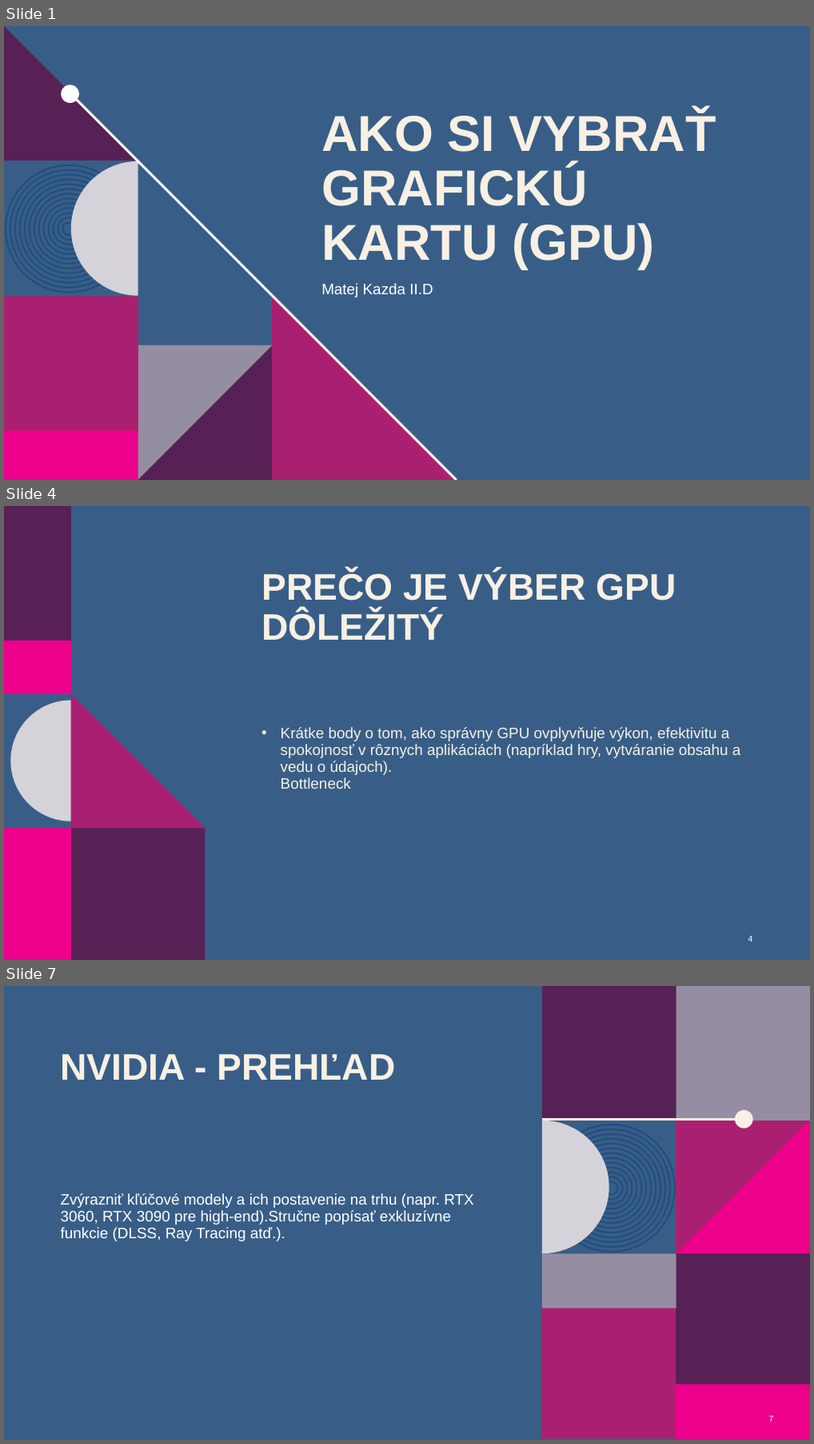
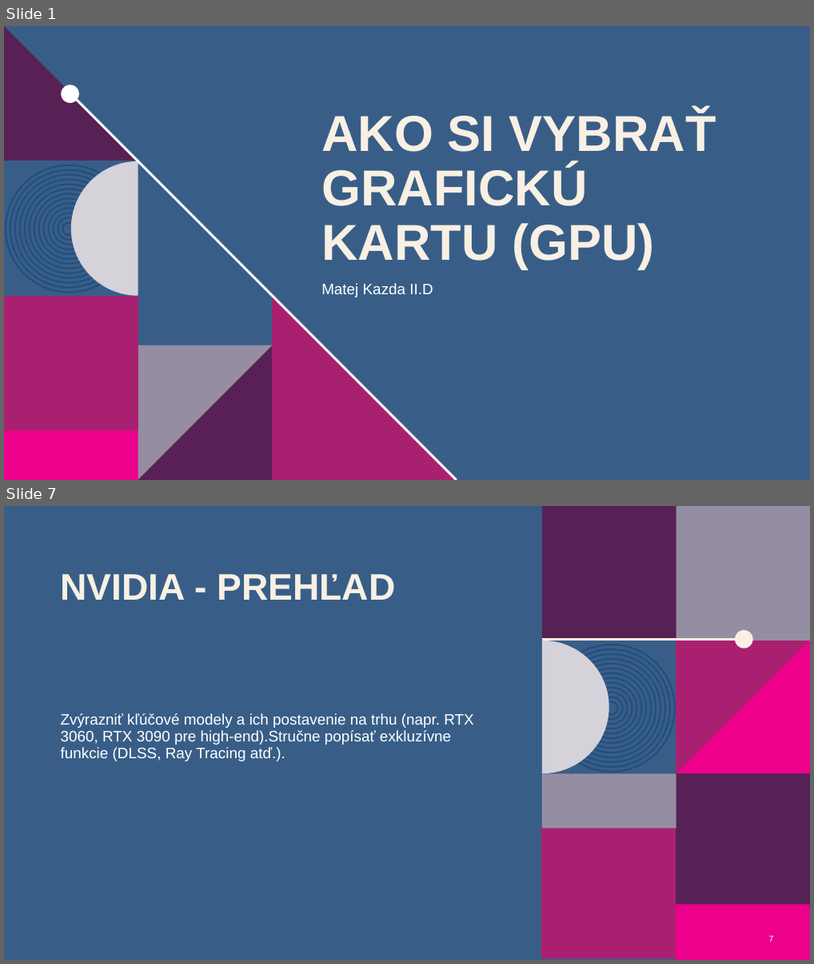
Before and after one commit to JetamAdzak/Rocnikova-praca, a slide deck: ROCNIKOVA_GPU_PREZ.pptx. Shown one above the other, each under a label of ours: slides 1, 4 and 7 before the commit, slides 1 and 7 after it; the slides between them are not shown. The pictures are 814x1444 and 814x964 pixels, drawn with LibreOffice and Linux fonts; fonts in the diff are those of the drawing; background and template pictures are left out. Boxes give left, top, right and bottom in pixels: in the first picture for what was removed or moved away, otherwise in the second. Text is boxed around its words. In the diff, an @@ line names an element or a change of style, - is before the commit and + after.

```diff
--- a/ROCNIKOVA_GPU_PREZ.pptx
+++ b/ROCNIKOVA_GPU_PREZ.pptx
@@ slide 4 removed at (4, 506, 810, 960), background #385E88 @@
@@ title removed at (262, 571, 676, 640) @@
-PREČO JE VÝBER GPU DÔLEŽITÝ
@@ freeform shape removed at (71, 693, 206, 828) @@
@@ group removed at (4, 506, 71, 960): 4 rectangles, 1 freeform shape @@
@@ text removed at (281, 727, 742, 788) @@
-• Krátke body o tom, ako správny GPU ovplyvňuje výkon, efektivitu a spokojnosť v rôznych aplikáciách (napríklad hry, vytváranie obsahu a vedu o údajoch).
-  Bottleneck
@@ rectangle removed at (71, 828, 206, 960) @@
@@ page number removed at (749, 935, 754, 941) @@
-4
```
Also in this commit, not shown: 5 slides changed, 1 slide added, 1 other slide removed, 1 other file.
